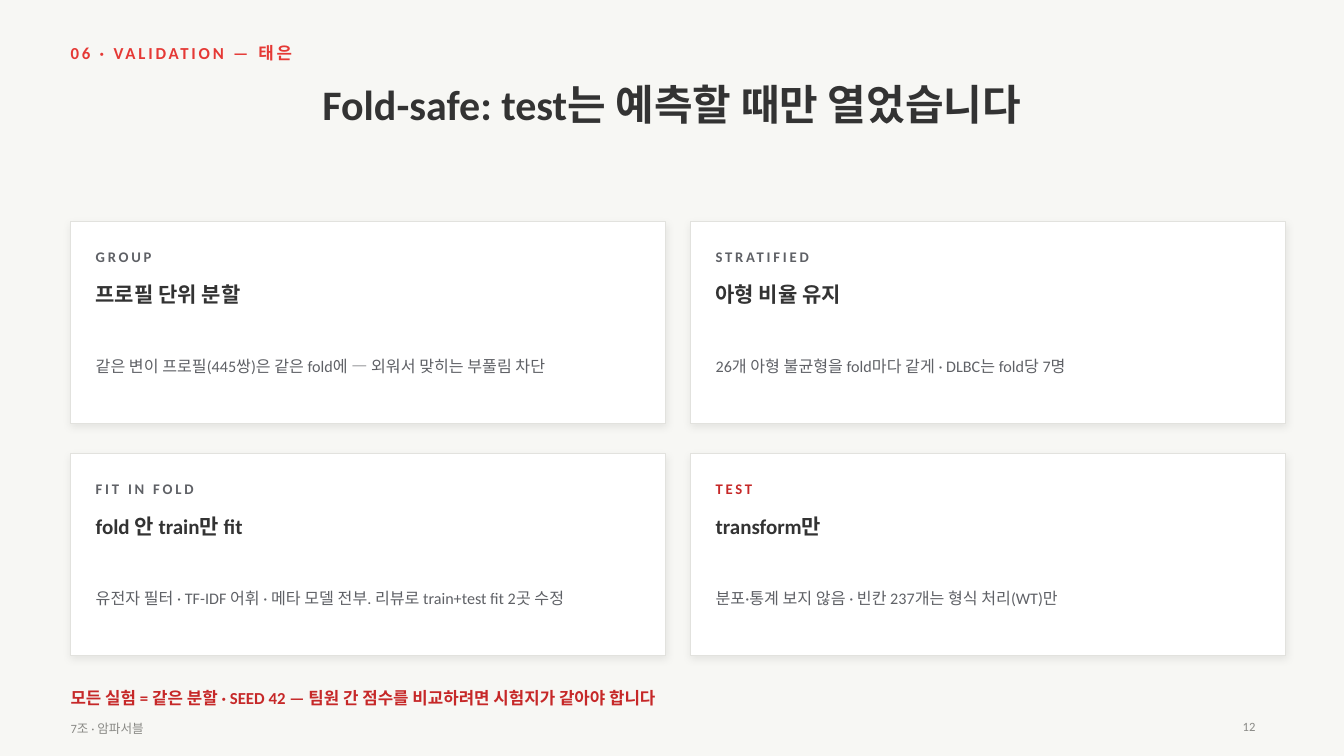
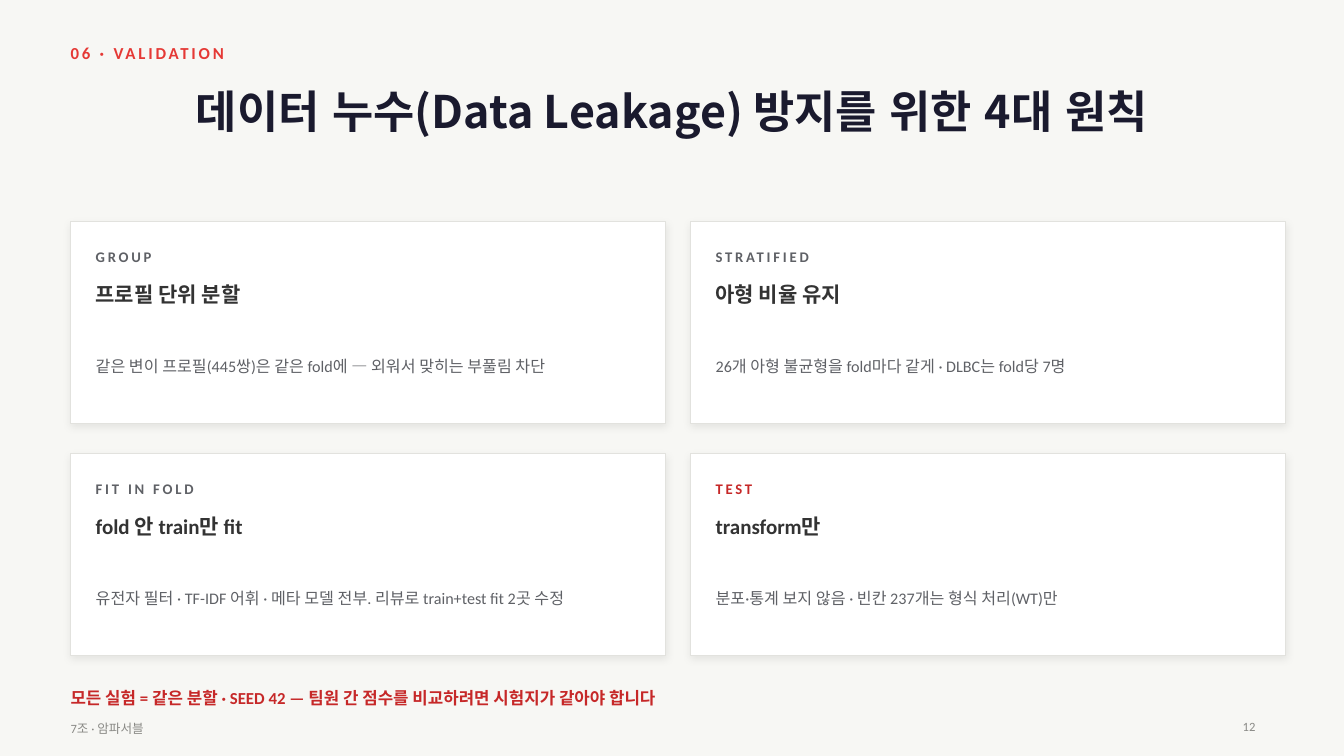
Before and after one commit to ten-infosec/dacon-cancer-subtype-oz-team7, a slide deck: slide 12 of docs/slides/team7_ampossible_slides.pptx. Drawn at 1344x756 pixels with LibreOffice and Linux fonts; fonts in the diff are those of the drawing. Boxes give left, top, right and bottom in pixels: in the first picture for what was removed or moved away, otherwise in the second. Text is boxed around its words. In the diff, an @@ line names an element or a change of style, - is before the commit and + after.

```diff
--- a/docs/slides/team7_ampossible_slides.pptx
+++ b/docs/slides/team7_ampossible_slides.pptx
@@ text at box(258, 45, 292, 61): text changed @@
-06 · VALIDATION — 태은
+06 · VALIDATION
@@ title at box(196, 90, 1147, 139): text changed; size 30 to 32 pt; font Calibri to Noto Sans CJK KR; text colour #333333 to #1A1A2E @@
-Fold-safe: test는 예측할 때만 열었습니다
+데이터 누수(Data Leakage) 방지를 위한 4대 원칙
```
Also in this commit, not shown: 17 other slides changed, 4 other files.
